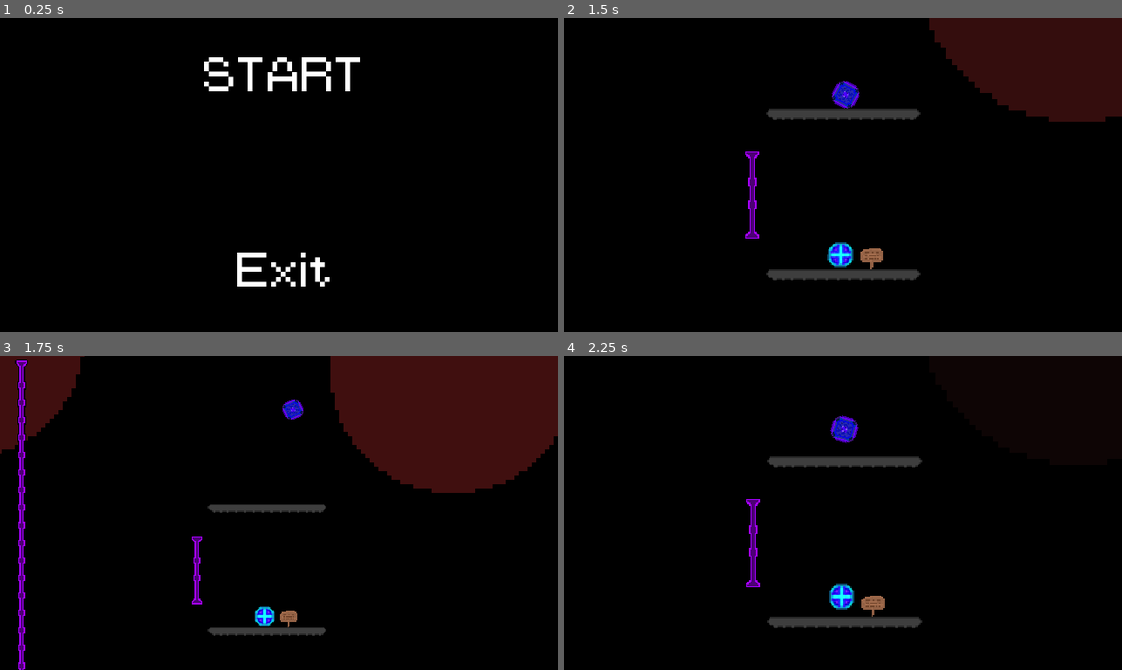
Above: before the commit, frames 1-4 (two rows, left to right).
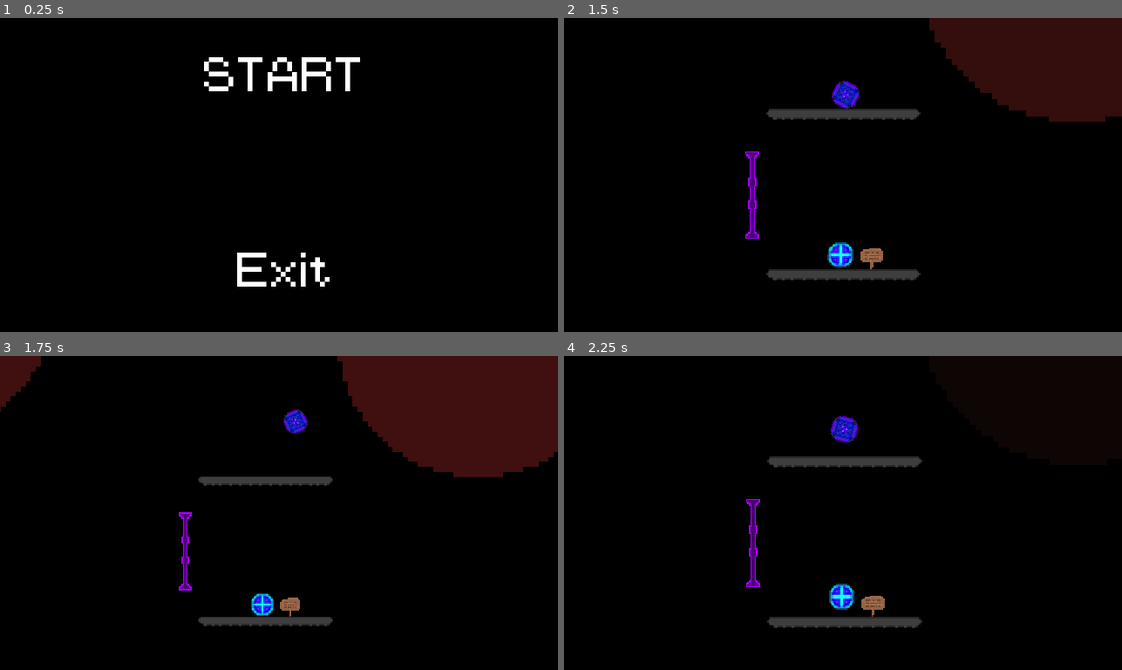
Above: after the commit, the same moments.

Repository: zyansheep/gmtk-2021
Game: Godot game, scene res://Menu.tscn
The game is run twice, just before and just after one commit, with the same random seed, the same clock (stepped at 60 frames per second) and the same inputs.
Inputs (mouse positions are in pixels of both pictures, inside the frame that each line leads up to):
- Up to frame 1 (0.25 s): no input
- Up to frame 2 (1.5 s): click (843, 80) at 0.52 s; tap Enter at 1.25 s; move the mouse to (965, 159) at 1.27 s; hold D (game_move_right) from 1.28 s (still down); tap Space (game_player_join) at 1.35 s
- Up to frame 3 (1.75 s): keep holding D (game_move_right); tap W (game_move_up) at 1.52 s
- Up to frame 4 (2.25 s): keep holding D (game_move_right); move the mouse to (731, 528) at 2.02 s; tap R at 2.1 s

Frames 1-2 are identical in both runs. In frame 3, 9.7% of the frame differs, in the area x 0-100%, y 0-100%; in frame 4, nothing differs.
Error in both runs: Attempt to call function 'get_node' in base 'previously freed instance' on a null instance. (res://Level.gd:31)

Commit message:
fix jump height

Diff:
--- a/Player.gd
+++ b/Player.gd
@@ -13,7 +13,7 @@
 const AIR_DECELERATION = 1;
 const ROTATION_SPEED = 0.1
 
-const JUMP_FORCE = 400
+const JUMP_FORCE = 200
 const GRAVITY = 400
 const MAX_FALL_SPEED = 1000
 
